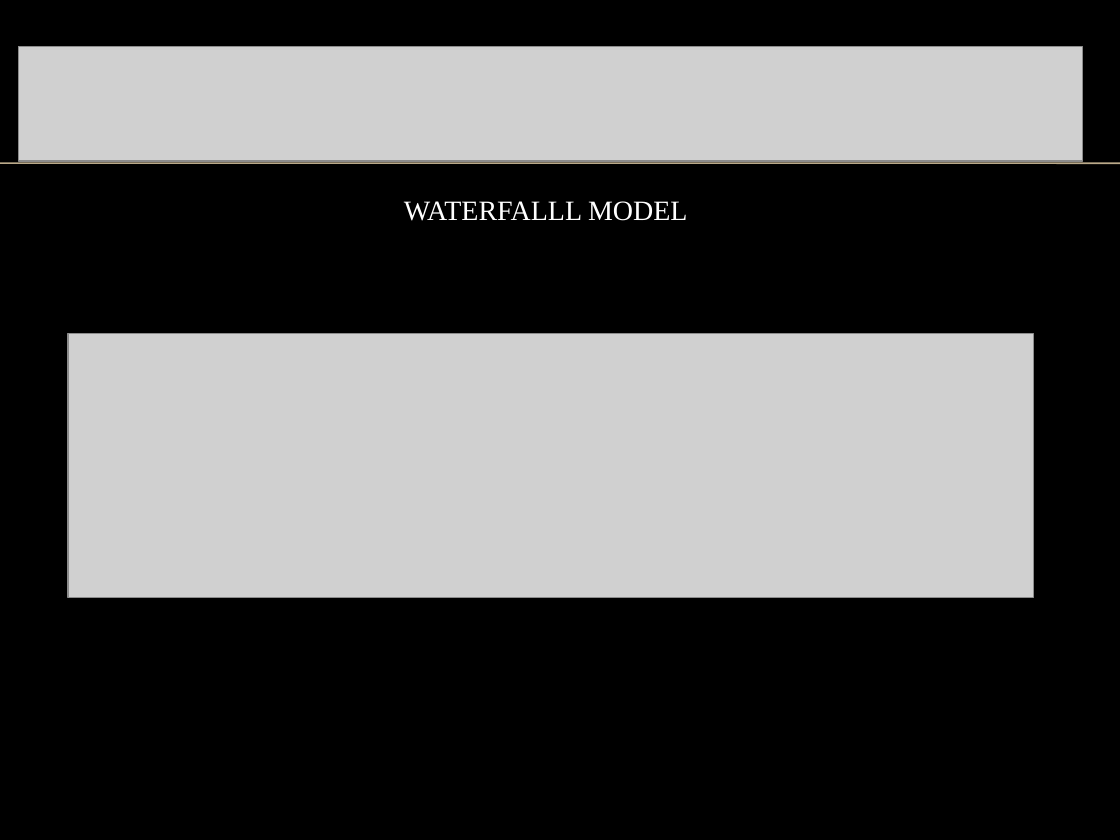
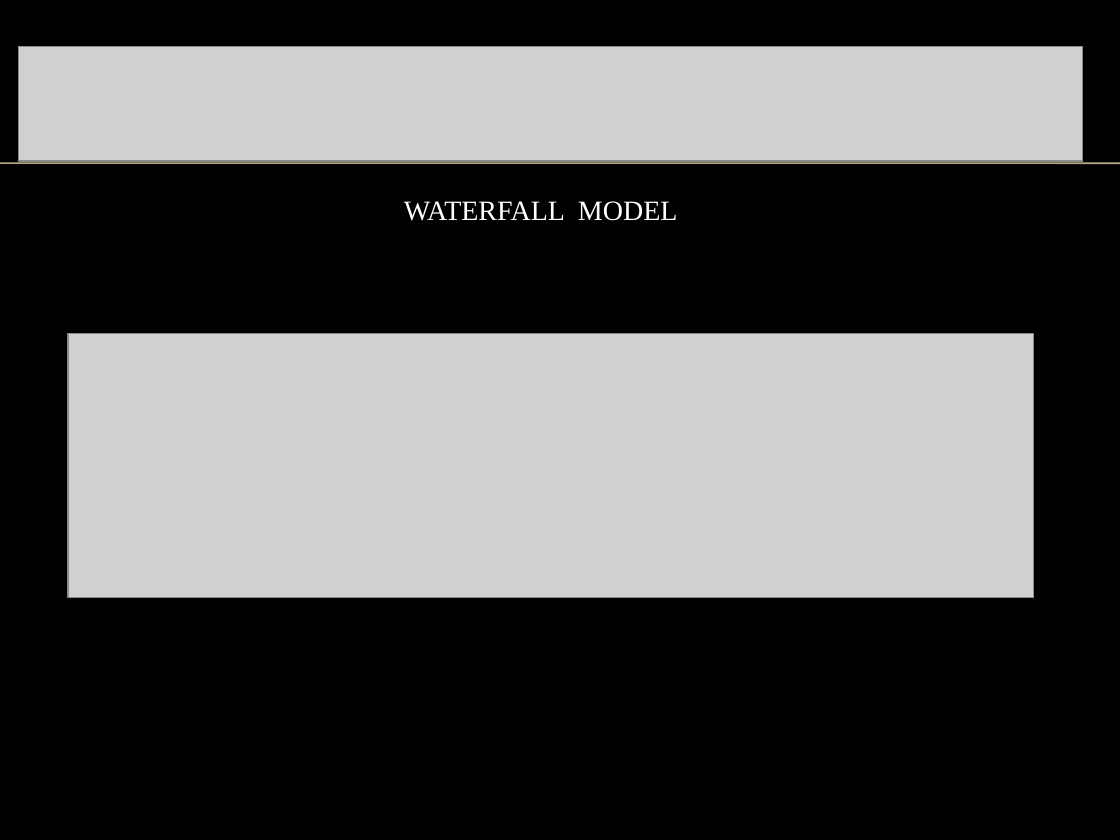
Before and after one commit to nandalneha/SOFTWARE-PROCESS-AND-PROJECT-MANAGEMENT, a slide deck: slide 10 of L-10.pptx (slide 9 before the commit). Drawn at 1120x840 pixels with LibreOffice and Linux fonts; fonts in the diff are those of the drawing; grey boxes stand for pictures; background and template pictures are left out. Boxes give left, top, right and bottom in pixels: in the first picture for what was removed or moved away, otherwise in the second. Text is boxed around its words. In the diff, an @@ line names an element or a change of style, - is before the commit and + after.

```diff
--- a/L-10.pptx
+++ b/L-10.pptx
@@ text at (404,201,677,221): text changed @@
-WATERFALLL MODEL
+WATERFALL MODEL
```
Also in this commit, not shown: 1 other slide changed, 1 slide added, 5 other files.
